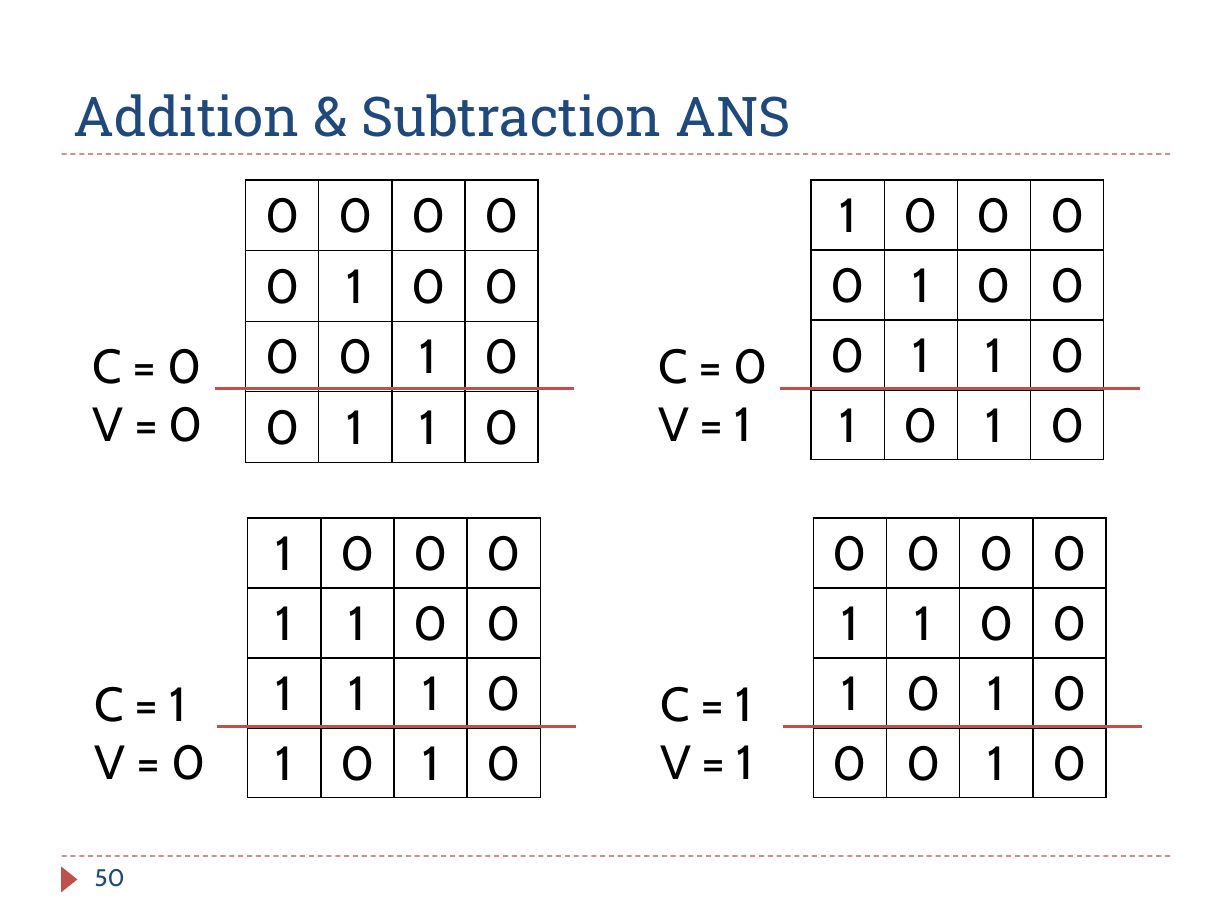
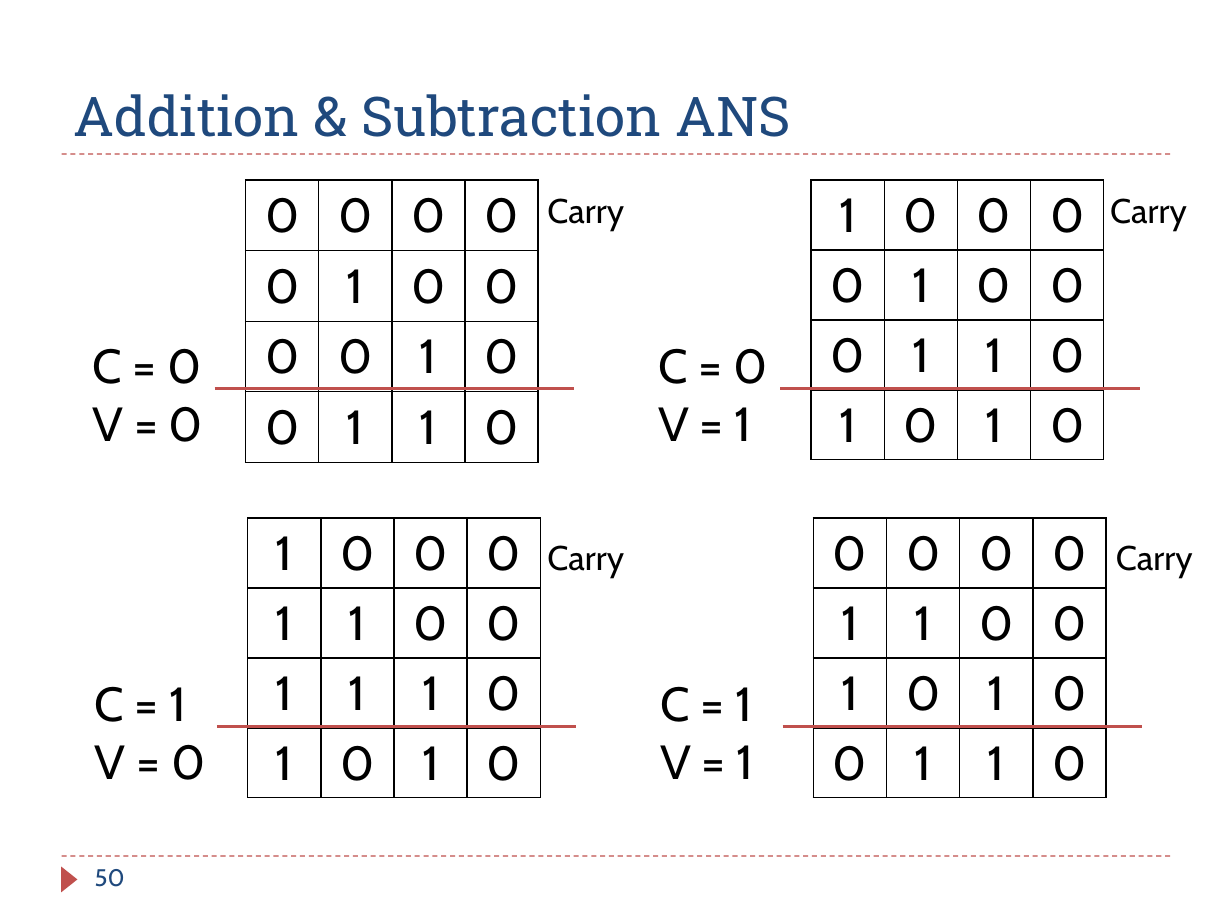
Before and after one commit to guhofstra/CSC111Fa25, a slide deck: slide 50 of PPTs/Ch4_ARM_Arithmetic_Logic_Exercises_ANS.pptx. Drawn at 1232x924 pixels with LibreOffice and Linux fonts; fonts in the diff are those of the drawing. Boxes give left, top, right and bottom in pixels: in the first picture for what was removed or moved away, otherwise in the second. Text is boxed around its words. In the diff, an @@ line names an element or a change of style, - is before the commit and + after.

```diff
--- a/PPTs/Ch4_ARM_Arithmetic_Logic_Exercises_ANS.pptx
+++ b/PPTs/Ch4_ARM_Arithmetic_Logic_Exercises_ANS.pptx
@@ text added at (x1=547, y1=198, x2=624, y2=231), 20 pt, text #000000 @@
+Carry
@@ text added at (x1=1110, y1=198, x2=1187, y2=231), 20 pt, text #000000 @@
+Carry
@@ table at (x1=813, y1=519, x2=1104, y2=798) @@
-row 4, column 2: 0
+row 4, column 2: 1
@@ text added at (x1=547, y1=545, x2=624, y2=579), 20 pt, text #000000 @@
+Carry
@@ text added at (x1=1116, y1=545, x2=1193, y2=579), 20 pt, text #000000 @@
+Carry
```
Also in this commit, not shown: 3 other slides changed, 9 other files.
